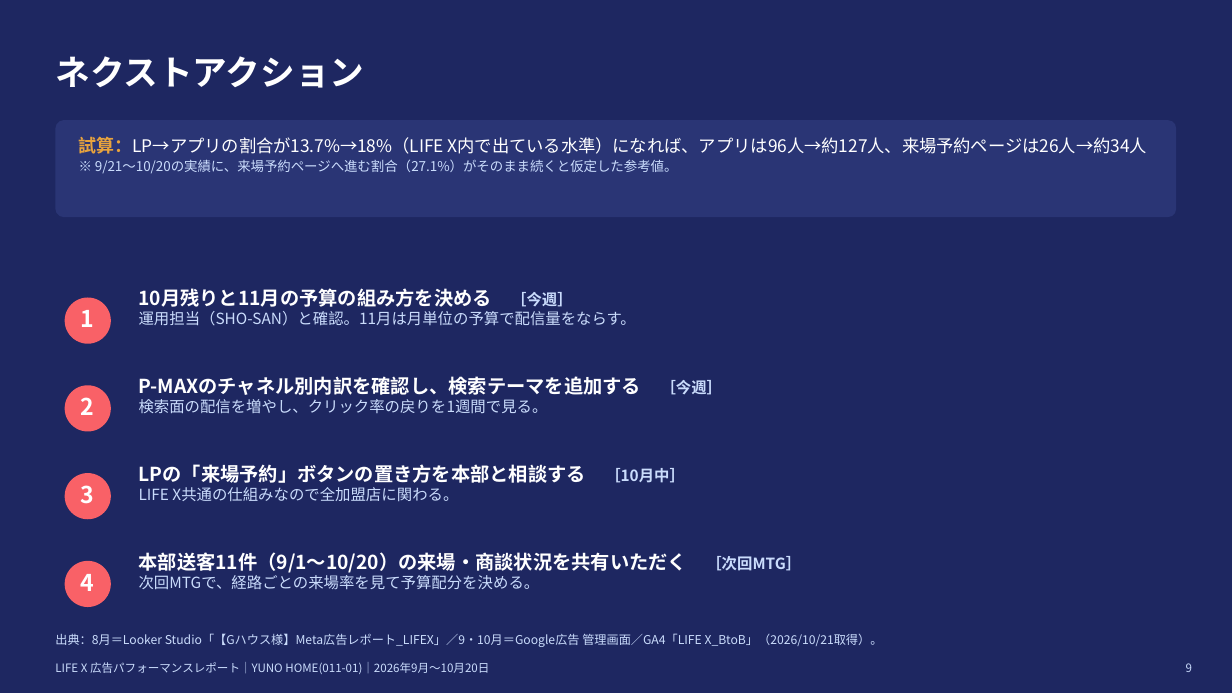
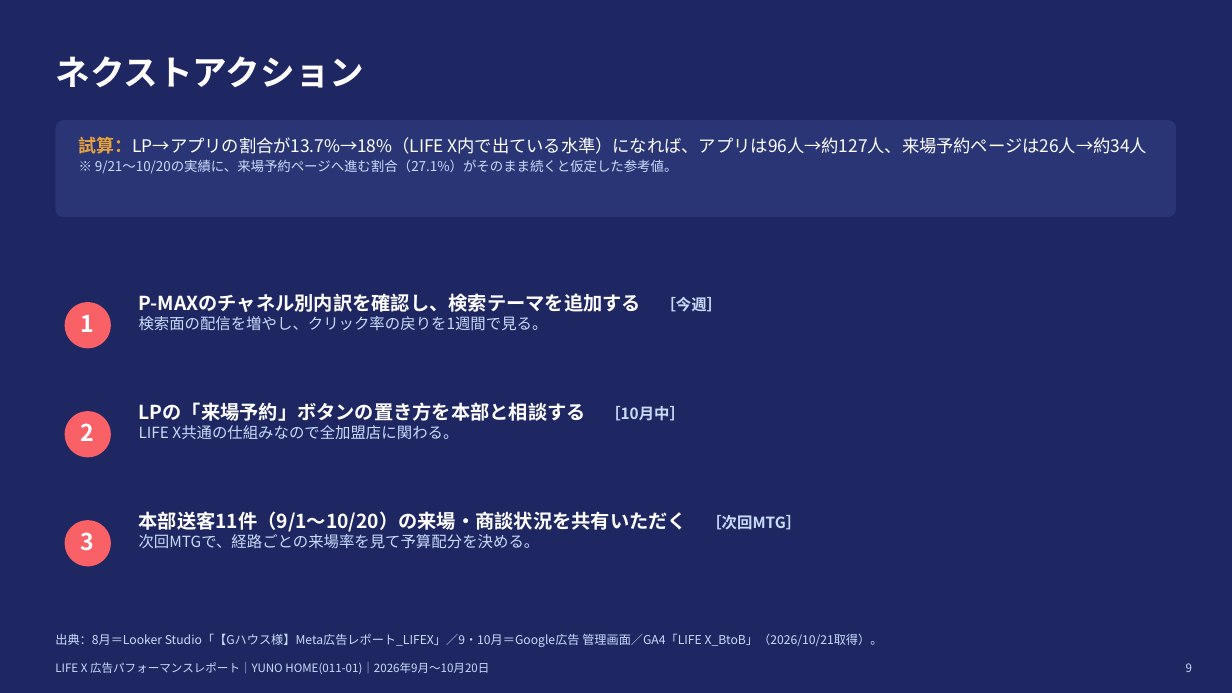
Before and after one commit to King-AI-cloud/test, a slide deck: slide 9 of LIFEX_YUNO_HOME_202609-1020.pptx. Drawn at 1232x693 pixels with LibreOffice and Linux fonts; fonts in the diff are those of the drawing. Boxes give left, top, right and bottom in pixels: in the first picture for what was removed or moved away, otherwise in the second. Text is boxed around its words. In the diff, an @@ line names an element or a change of style, - is before the commit and + after.

```diff
--- a/LIFEX_YUNO_HOME_202609-1020.pptx
+++ b/LIFEX_YUNO_HOME_202609-1020.pptx
@@ ellipse removed at box(65, 298, 111, 344) @@
@@ text "P-MAXのチャネル別内訳を確認し、検索テーマを追加する ［今週］": place and size @@
-text "P-MAXのチャネル別内訳を確認し、検索テーマを追加する ［今週］" at box(139, 376, 642, 414)
+text "P-MAXのチャネル別内訳を確認し、検索テーマを追加する ［今週］" at box(139, 293, 642, 331)
@@ text removed at box(139, 288, 636, 326) @@
-10月残りと11月の予算の組み方を決める ［今週］
-運用担当（SHO-SAN）と確認。11月は月単位の予算で配信量をならす。
@@ ellipse: place and size @@
-ellipse at box(65, 385, 111, 432)
+ellipse at box(65, 302, 111, 348)
@@ text "1": place and size @@
-text "1" at box(81, 310, 95, 327)
+text "1" at box(81, 315, 95, 332)
@@ ellipse: place and size @@
-ellipse at box(65, 473, 111, 519)
+ellipse at box(65, 411, 111, 457)
@@ text "2": place and size @@
-text "2" at box(81, 397, 95, 415)
+text "2" at box(81, 423, 95, 441)
@@ text "LPの「来場予約」ボタンの置き方を本部と相談する ［10月中］": place and size @@
-text "LPの「来場予約」ボタンの置き方を本部と相談する ［10月中］" at box(139, 464, 586, 501)
+text "LPの「来場予約」ボタンの置き方を本部と相談する ［10月中］" at box(139, 402, 586, 439)
@@ text "本部送客11件（9/1〜10/20）の来場・商談状況を共有いただく ［次回MTG］": place and size @@
-text "本部送客11件（9/1〜10/20）の来場・商談状況を共有いただく ［次回MTG］" at box(139, 552, 687, 589)
+text "本部送客11件（9/1〜10/20）の来場・商談状況を共有いただく ［次回MTG］" at box(139, 511, 687, 548)
@@ ellipse: place and size @@
-ellipse at box(65, 561, 111, 607)
+ellipse at box(65, 520, 111, 567)
@@ text "3": place and size @@
-text "3" at box(81, 485, 95, 504)
+text "3" at box(81, 532, 95, 551)
@@ text removed at box(81, 574, 95, 591) @@
-4
```
Also in this commit, not shown: 5 other slides changed.
